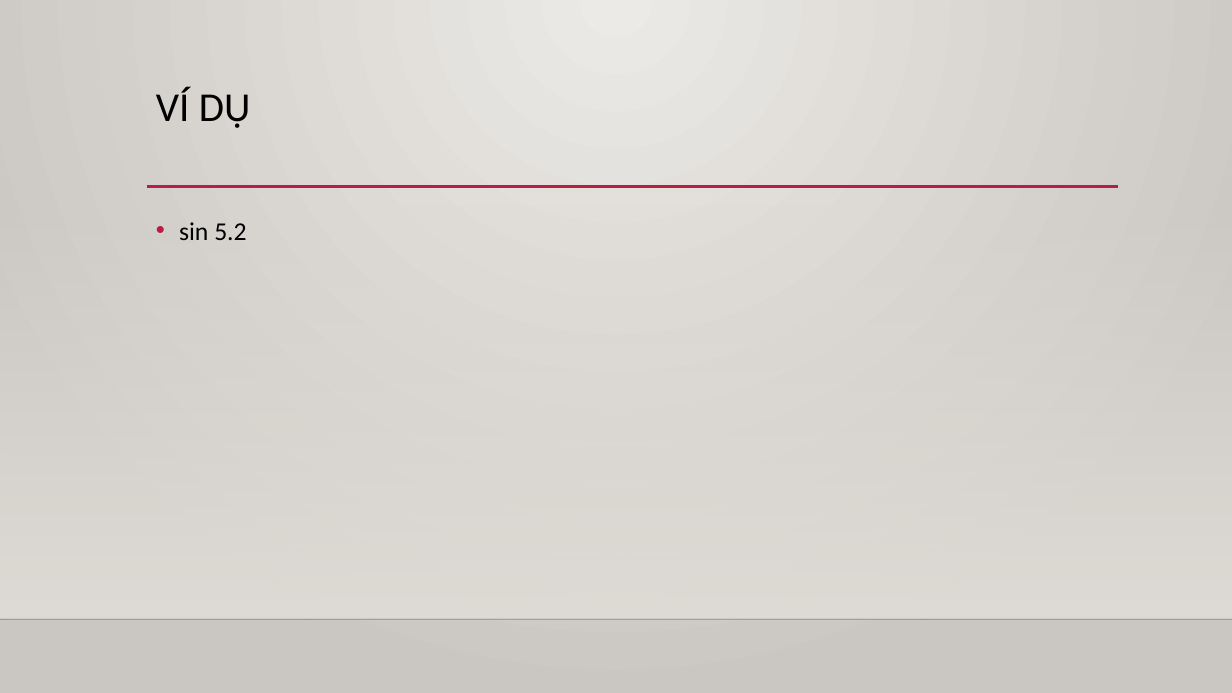
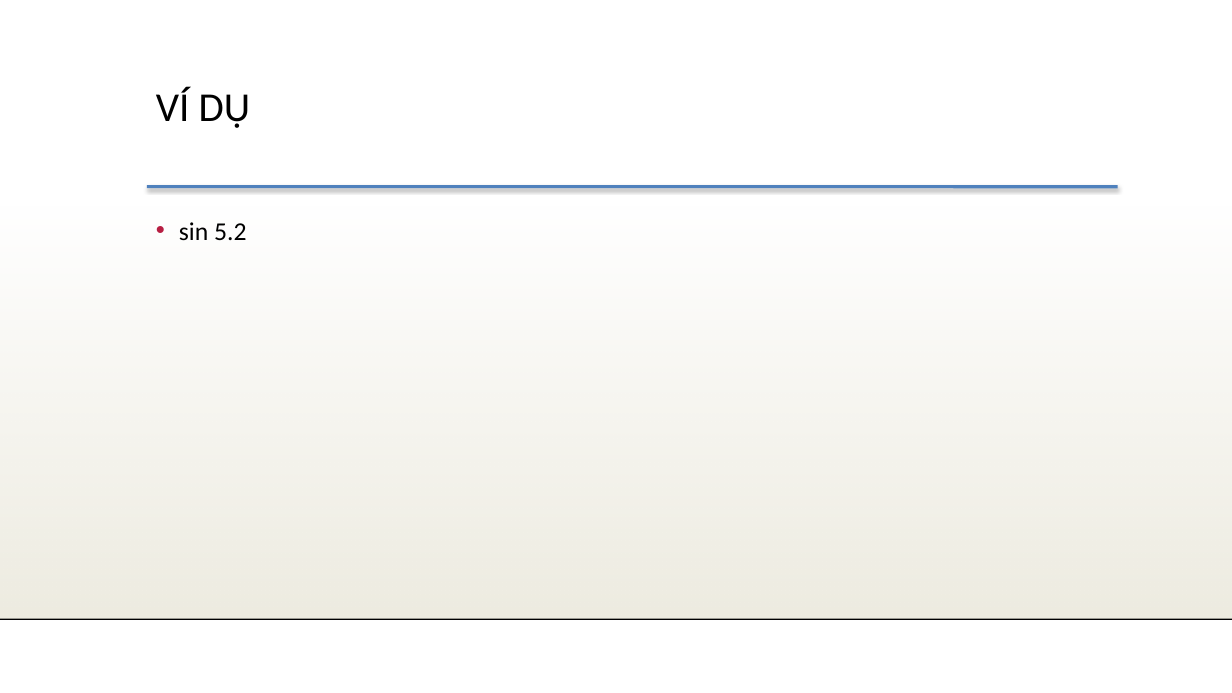
Before and after one commit to QuangTung97/Linux-and-Open-Source, a slide deck: slide 6 of report.pptx. Drawn at 1232x693 pixels with LibreOffice and Linux fonts; fonts in the diff are those of the drawing; background and template pictures are left out. Boxes give left, top, right and bottom in pixels: in the first picture for what was removed or moved away, otherwise in the second. Text is boxed around its words. In the diff, an @@ line names an element or a change of style, - is before the commit and + after.

```diff
--- a/report.pptx
+++ b/report.pptx
@@ background gradient #ECEAE7 to #CAC7C1 to #FFFFFF @@
@@ rectangle at (x1=0, y1=204, x2=1232, y2=619): fill gradient #DFDBD5 to gradient #EEECE1 @@
@@ text "sin 5.2" at (x1=179, y1=222, x2=246, y2=241): less space between paragraphs @@
@@ line (147, 187) - (1118, 187): stroke #B71E42 2.5 pt to #4F81BD 2.49 pt @@
@@ line (0, 619) - (1232, 619): stroke #000001 1 pt to #000001 0.99 pt @@
```
Also in this commit, not shown: 16 other slides changed.
